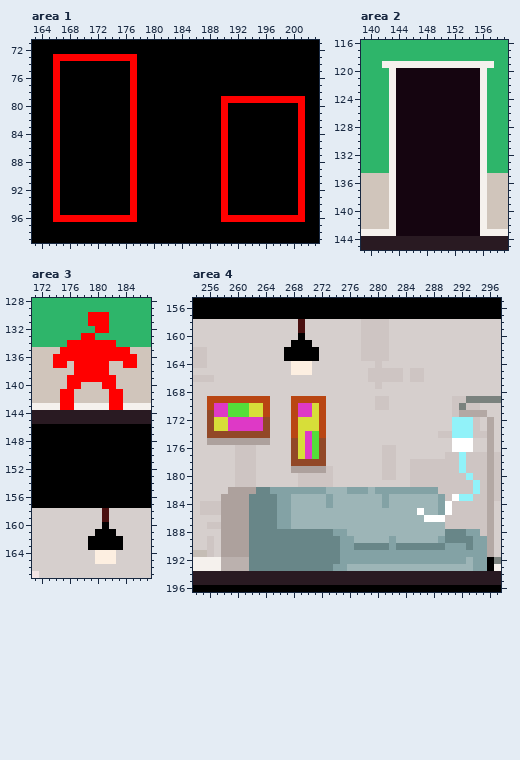
Pixel-art file: Art/AbstractMockup2.ase. Above is the file before it was changed.
480x270 pixels, 1 frame. Colours within 5 levels of each other are drawn and written as one. Shown: area 1: x 163..203, y 71..99; area 2: x 139..159, y 116..145; area 3: x 171..187, y 128..167; area 4: x 254..297, y 155..196. The commit also changed other parts of the picture, which this record leaves out.
Now the later version:
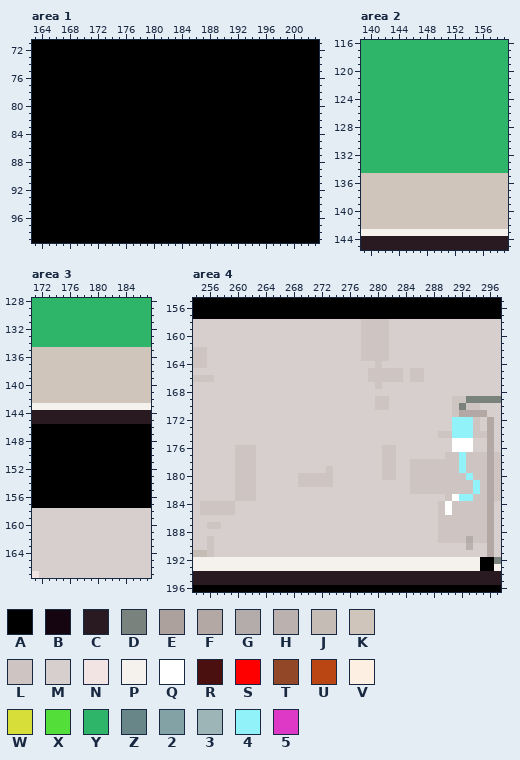
Palette (. is transparent): A #000000  B #150510  C #291a22  D #7a827e  E #ada19d  F #b3a8a4  G #b4acaa  H #bbb1ae  J #c5bdb5  K #d0c5bb  L #cec5c3  M #d6cfcd  N #f3e4e4  P #f5f1ed  Q #ffffff  R #4a1010  S #ff0000  T #924827  U #b94613  V #fdefe1  W #d7de39  X #54de39  Y #2eb56a  Z #688688  2 #83a2a5  3 #9db5b7  4 #91f2f9  5 #de39c6
Diff:
layer "Stuff" now hidden
Changed rows in their new state; - is an unchanged pixel.
Area 1:
first column x 166:
 73 AAAAAAAAAAAA------------------------
 74 A----------A------------------------
 75 A----------A------------------------
 76 A----------A------------------------
 77 A----------A------------------------
 78 A----------A------------------------
 79 A----------A------------AAAAAAAAAAAA
 80 A----------A------------A----------A
 81 A----------A------------A----------A
 82 A----------A------------A----------A
 83 A----------A------------A----------A
 84 A----------A------------A----------A
 85 A----------A------------A----------A
 86 A----------A------------A----------A
 87 A----------A------------A----------A
 88 A----------A------------A----------A
 89 A----------A------------A----------A
 90 A----------A------------A----------A
 91 A----------A------------A----------A
 92 A----------A------------A----------A
 93 A----------A------------A----------A
 94 A----------A------------A----------A
 95 A----------A------------A----------A
 96 AAAAAAAAAAAA------------AAAAAAAAAAAA
Area 2:
first column x 142:
119 YYYYYYYYYYYYYYYY
120 -YYYYYYYYYYYYYY-
121 -YYYYYYYYYYYYYY-
122 -YYYYYYYYYYYYYY-
123 -YYYYYYYYYYYYYY-
124 -YYYYYYYYYYYYYY-
125 -YYYYYYYYYYYYYY-
126 -YYYYYYYYYYYYYY-
127 -YYYYYYYYYYYYYY-
128 -YYYYYYYYYYYYYY-
129 -YYYYYYYYYYYYYY-
130 -YYYYYYYYYYYYYY-
131 -YYYYYYYYYYYYYY-
132 -YYYYYYYYYYYYYY-
133 -YYYYYYYYYYYYYY-
134 -YYYYYYYYYYYYYY-
135 -KKKKKKKKKKKKKK-
136 -KKKKKKKKKKKKKK-
137 -KKKKKKKKKKKKKK-
138 -KKKKKKKKKKKKKK-
139 -KKKKKKKKKKKKKK-
140 -KKKKKKKKKKKKKK-
141 -KKKKKKKKKKKKKK-
142 -KKKKKKKKKKKKKK-
143 --PPPPPPPPPPPP--
Area 3:
first column x 174:
130 -----YYY----
131 -----YYY----
132 ------YY----
133 ----YY------
134 --YYYYYYY---
135 -KKKKKKKKKK-
136 KKKKKKKKKKKK
137 KK-KKKKK--KK
138 ---KKKKK----
139 --KKKKKKK---
140 --KK---KK---
141 -KK-----KK--
142 -KK-----KK--
143 -PP-----PP--
first column x 179:
158 --M--
159 --M--
160 --M--
161 -MMM-
162 MMMMM
163 MMMMM
164 -MMM-
165 -MMM-
Area 4:
first column x 267:
158 --M--
159 --M--
160 --M--
161 -MMM-
162 MMMMM
163 MMMMM
164 -MMM-
165 -MMM-
first column x 256:
169 MMMMMMMMM---MMMMM-----------------------
170 MMMMMMMMM---MMMMM-----------------------
171 MMMMMMMMM---MMMMM-----------------------
172 MMMMMMMMM---MMMMM-----------------------
173 MMMMMMMMM---MMMMM-----------------------
174 MMMMMMMMM---MMMMM-----------------------
175 MMMMMMMMM---MMMMM-----------------------
176 ------------MMMMM-----------------------
177 ------------MMMMM-----------------------
178 ------------MMMMM-----------------------
179 ------------MMMMM-----------------------
182 ---MLLLMMMMMMMMMMMMMMMMMMMMMMLLLL-------
183 --MMLLLMMMMMMMMMMMMMMMMMMMMMMMMMMM------
184 --LLMMMMMMMMMMMMMMMMMMMMMMMMMMMMML------
185 --LLMMMMMMMMMMMMMMMMMMMMMMMMMMMMML------
186 --MMMMMMMMMMMMMMMMMMMMMMMMMMMMMMML------
187 --MMMMMMMMMMMMMMMMMMMMMMMMMMMMMMML------
188 --MMMMMMMMMMMMMMMMMMMMMMMMMMMMMMMLLLLLL-
189 --MMMMMMMMMMMMMMMMMMMMMMMMMMMMMMMLLLLGLL
190 --MMMMMMMMMMMMMMMMMMMMMMMMMMMMMMMMMMMHMM
191 --MMMMMMMMMMMMMMMMMMMMMMMMMMMMMMMMMMMMMM
192 --PPPPPPPPPPPPPPPPPPPPPPPPPPPPPPPPPPPPPA
193 --PPPPPPPPPPPPPPPPPPPPPPPPPPPPPPPPPPPPPA
